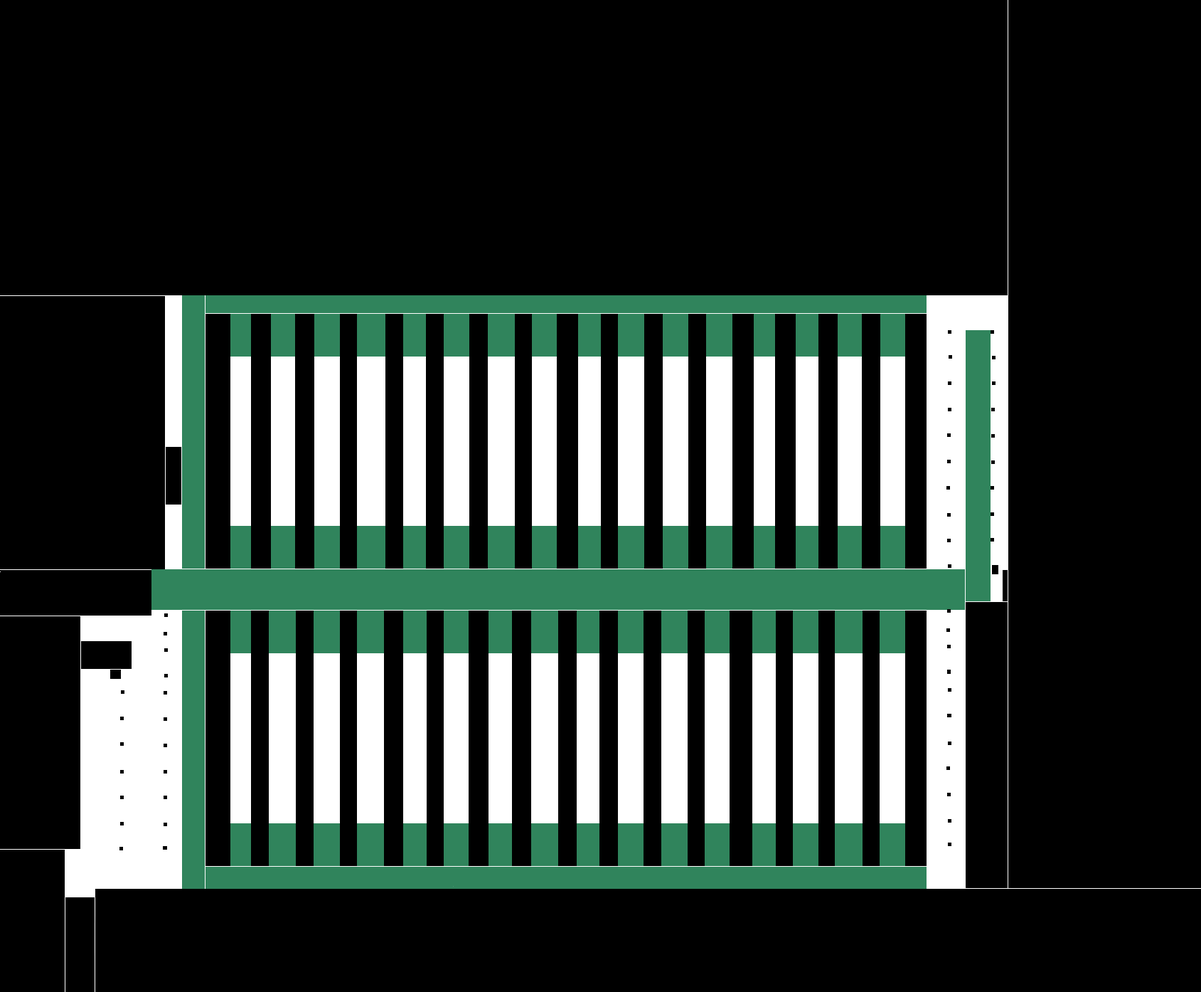
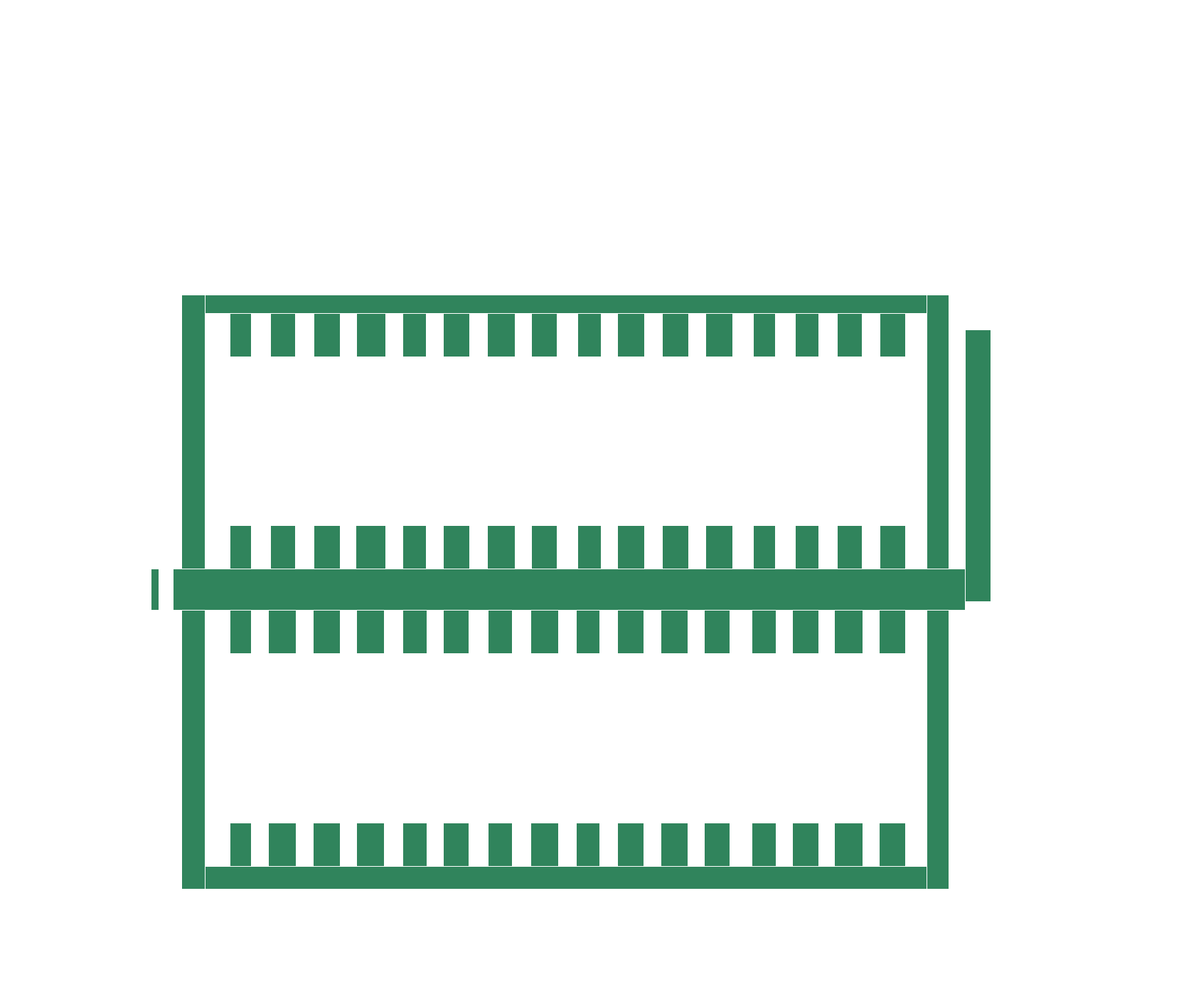
Layers edited between the first and the second w=1201, h=992 image:
hid "Poles" over box(119, 330, 999, 851)
hid "Supervisor's desk" over box(965, 601, 1008, 888)
hid "Racks" over box(205, 313, 927, 866)
hid "Border" over box(0, 0, 1201, 992)
painted on "Warning sounds" over box(158, 295, 949, 889)
